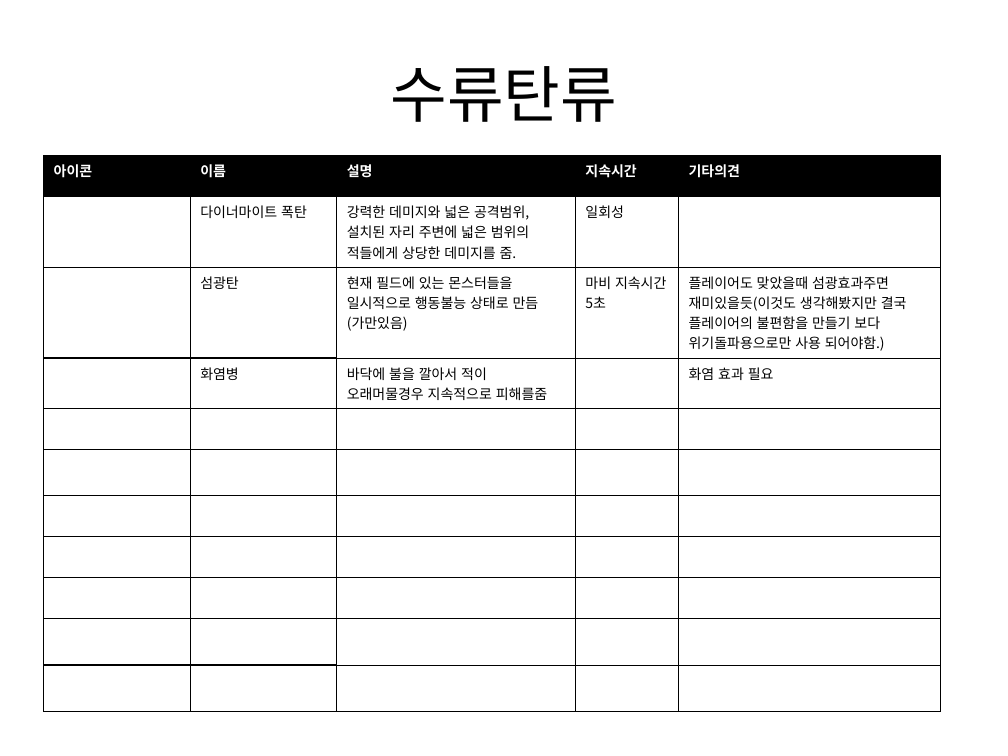
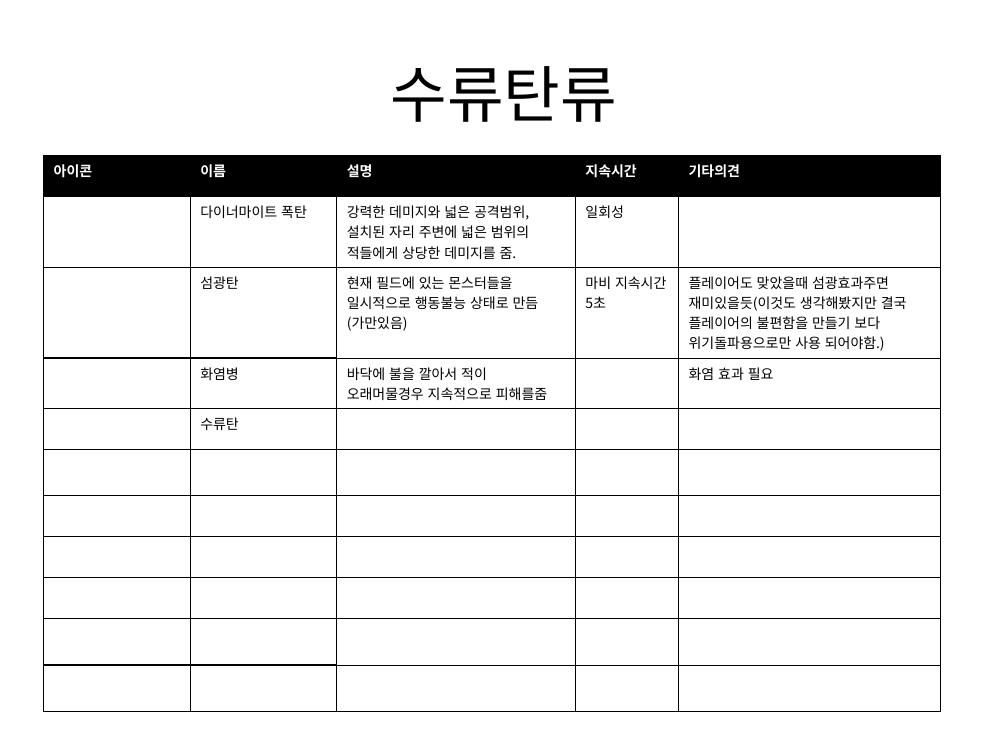
Before and after one commit to gkdlgndpdu/EscapeJail, a slide deck: slide 11 of EscapeJail/Assets/기획/스테이지1기획.pptx. Drawn at 1008x756 pixels with LibreOffice and Linux fonts; fonts in the diff are those of the drawing. Boxes give left, top, right and bottom in pixels: in the first picture for what was removed or moved away, otherwise in the second. Text is boxed around its words. In the diff, an @@ line names an element or a change of style, - is before the commit and + after.

```diff
--- a/EscapeJail/Assets/기획/스테이지1기획.pptx
+++ b/EscapeJail/Assets/기획/스테이지1기획.pptx
@@ table at box(43, 156, 939, 664) @@
+row 5:  | 수류탄 |  |  | 
-row 11:  |  |  |  | 
```
Also in this commit, not shown: 1 other slide changed.
